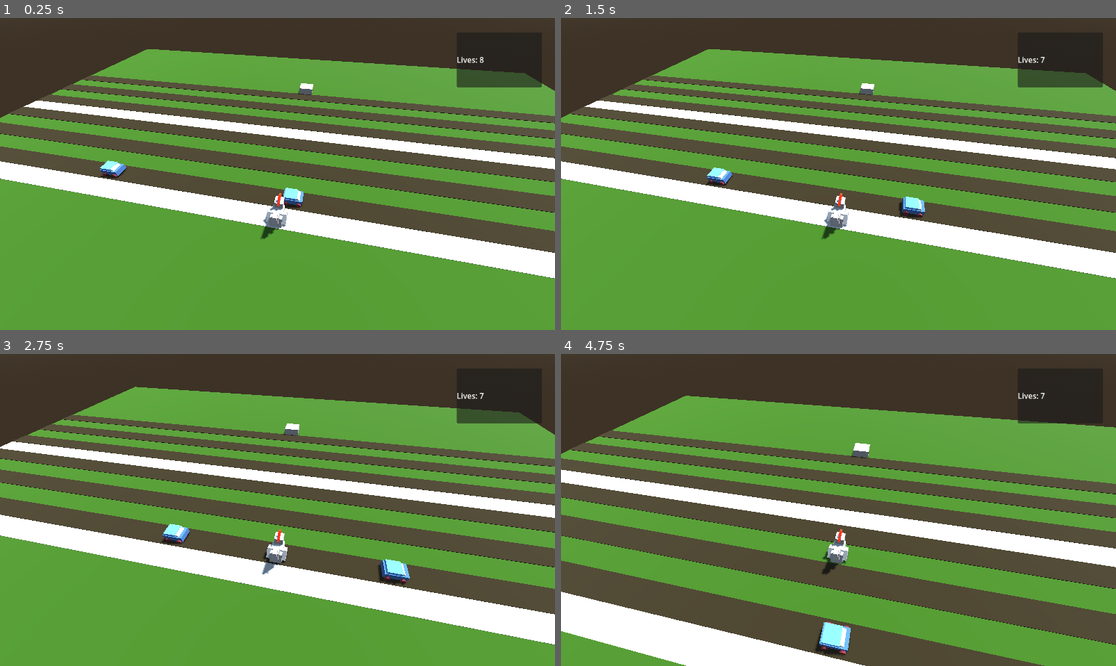
Above: before the commit, frames 1-4 (two rows, left to right).
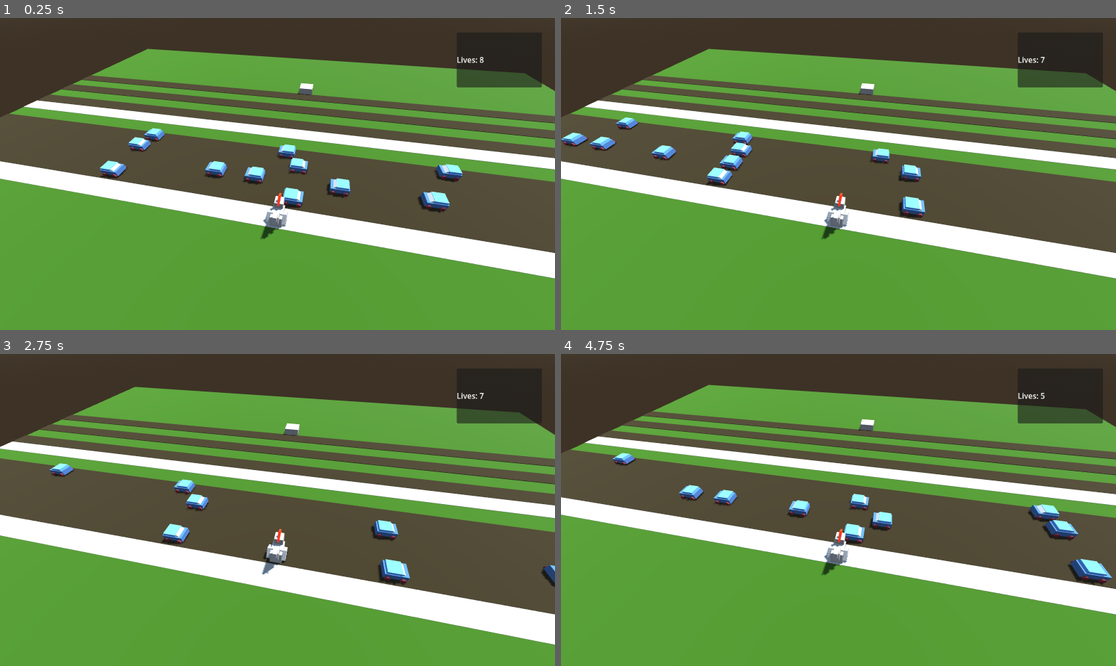
Above: after the commit, the same moments.

Repository: unblinky/danger-xing
Game: Godot game, scene res://Main/Main.tscn
The game is run twice, just before and just after one commit, with the same random seed, the same clock (stepped at 60 frames per second) and the same inputs.
Inputs:
- Up to frame 1 (0.25 s): no input
- Up to frame 2 (1.5 s): hold D (move_right) 0.53-1.28 s; tap W (move_fore) at 0.6, 1.35 s; hold S (move_back) from 1.28 s (still down)
- Up to frame 3 (2.75 s): release S (move_back) at 2.03 s; hold D (move_right) from 2.03 s (still down); tap W (move_fore) at 2.1 s
- Up to frame 4 (4.75 s): tap W (move_fore) at 2.85, 3.6, 4.35 s; release D (move_right) at 3.53 s; hold A (move_left) from 3.53 s (still down)

The runs differ from the first frame. In frame 1, 14% of the frame differs, in the area x 0-100%, y 9-84%; in frame 2, 14%; in frame 3, 16%; in frame 4, 52%, in the area x 0-100%, y 9-100%.

Commit message:
Expose the speed limit. Setup more lanes.

Diff:
--- a/Code/Lane/Lane.gd
+++ b/Code/Lane/Lane.gd
@@ -1,6 +1,7 @@
 extends MeshInstance3D
 class_name Lane
 
-var speed_limit = 2.0 # meters per second.
+@export var speed_limit = 2.0 # meters per second.
+
 var entrance_point = -20 # X units
 var exit_point = 20
--- a/Code/Main/Main.tscn
+++ b/Code/Main/Main.tscn
@@ -52,24 +52,52 @@
 material_override = SubResource("StandardMaterial3D_amygn")
 mesh = SubResource("BoxMesh_ps1la")
 
-[node name="Lane" parent="." unique_id=1626431458 instance=ExtResource("4_6aewd")]
+[node name="LaneA" parent="." unique_id=1626431458 instance=ExtResource("4_6aewd")]
 transform = Transform3D(1, 0, 0, 0, 1, 0, 0, 0, 1, 0, 0, -1)
 
-[node name="Car" parent="Lane" unique_id=211666107 instance=ExtResource("4_ps1la")]
+[node name="Car" parent="LaneA" unique_id=211666107 instance=ExtResource("4_ps1la")]
 transform = Transform3D(-4.371139e-08, 0, -1, 0, 1, 0, 1, 0, -4.371139e-08, 0, 0, 0)
 
-[node name="Car2" parent="Lane" unique_id=1255686893 instance=ExtResource("4_ps1la")]
+[node name="Car2" parent="LaneA" unique_id=1255686893 instance=ExtResource("4_ps1la")]
 transform = Transform3D(-4.371139e-08, 0, -1, 0, 1, 0, 1, 0, -4.371139e-08, -9, 0, 0)
 
-[node name="Lane2" type="MeshInstance3D" parent="." unique_id=484984964]
+[node name="LaneB" parent="." unique_id=276072511 instance=ExtResource("4_6aewd")]
+transform = Transform3D(-1, 0, 8.742278e-08, 0, 1, 0, -8.742278e-08, 0, -1, 0, 0, -2)
+speed_limit = 10.0
+
+[node name="Car" parent="LaneB" unique_id=808741942 instance=ExtResource("4_ps1la")]
+transform = Transform3D(-4.371138e-08, 0, -1, 0, 1, 0, 1, 0, -4.371138e-08, -5, 0, 4.7683716e-07)
+
+[node name="Car3" parent="LaneB" unique_id=1443647628 instance=ExtResource("4_ps1la")]
+transform = Transform3D(-4.371138e-08, 0, -1, 0, 1, 0, 1, 0, -4.371138e-08, -1, 0, 0)
+
+[node name="Car4" parent="LaneB" unique_id=1664311598 instance=ExtResource("4_ps1la")]
+transform = Transform3D(-4.371138e-08, 0, -1, 0, 1, 0, 1, 0, -4.371138e-08, 0.99999994, 0, -2.3841858e-07)
+
+[node name="Car2" parent="LaneB" unique_id=471075240 instance=ExtResource("4_ps1la")]
+transform = Transform3D(-4.371139e-08, 0, -1, 0, 1, 0, 1, 0, -4.371139e-08, -9, 0, 0)
+
+[node name="LaneC" parent="." unique_id=398420557 instance=ExtResource("4_6aewd")]
 transform = Transform3D(1, 0, 0, 0, 1, 0, 0, 0, 1, 0, 0, -3)
-material_override = SubResource("StandardMaterial3D_83ytx")
-mesh = SubResource("BoxMesh_amygn")
 
-[node name="Lane3" type="MeshInstance3D" parent="." unique_id=1709908492]
-transform = Transform3D(1, 0, 0, 0, 1, 0, 0, 0, 1, 0, 0, -5)
-material_override = SubResource("StandardMaterial3D_83ytx")
-mesh = SubResource("BoxMesh_amygn")
+[node name="Car" parent="LaneC" unique_id=242654073 instance=ExtResource("4_ps1la")]
+transform = Transform3D(-4.371139e-08, 0, -1, 0, 1, 0, 1, 0, -4.371139e-08, 0, 0, 0)
+
+[node name="Car2" parent="LaneC" unique_id=1916258292 instance=ExtResource("4_ps1la")]
+transform = Transform3D(-4.371139e-08, 0, -1, 0, 1, 0, 1, 0, -4.371139e-08, -9, 0, 0)
+
+[node name="LaneD" parent="." unique_id=1339310772 instance=ExtResource("4_6aewd")]
+transform = Transform3D(-1, 0, 8.742278e-08, 0, 1, 0, -8.742278e-08, 0, -1, 0, 0, -4)
+speed_limit = 5.0
+
+[node name="Car3" parent="LaneD" unique_id=1135290254 instance=ExtResource("4_ps1la")]
+transform = Transform3D(-4.371138e-08, 0, -1, 0, 1, 0, 1, 0, -4.371138e-08, -1, 0, 0)
+
+[node name="Car4" parent="LaneD" unique_id=16331256 instance=ExtResource("4_ps1la")]
+transform = Transform3D(-4.371138e-08, 0, -1, 0, 1, 0, 1, 0, -4.371138e-08, 7, 0, -9.536743e-07)
+
+[node name="Car2" parent="LaneD" unique_id=293814583 instance=ExtResource("4_ps1la")]
+transform = Transform3D(-4.371139e-08, 0, -1, 0, 1, 0, 1, 0, -4.371139e-08, -9, 0, 0)
 
 [node name="Lane4" type="MeshInstance3D" parent="." unique_id=891213809]
 transform = Transform3D(1, 0, 0, 0, 1, 0, 0, 0, 1, 0, 0, -7)
--- a/Code/project.godot
+++ b/Code/project.godot
@@ -63,4 +63,5 @@
 [rendering]
 
 renderer/rendering_method="gl_compatibility"
+anti_aliasing/quality/msaa_3d=3
 environment/default_environment="res://Main/default_env.tres"
